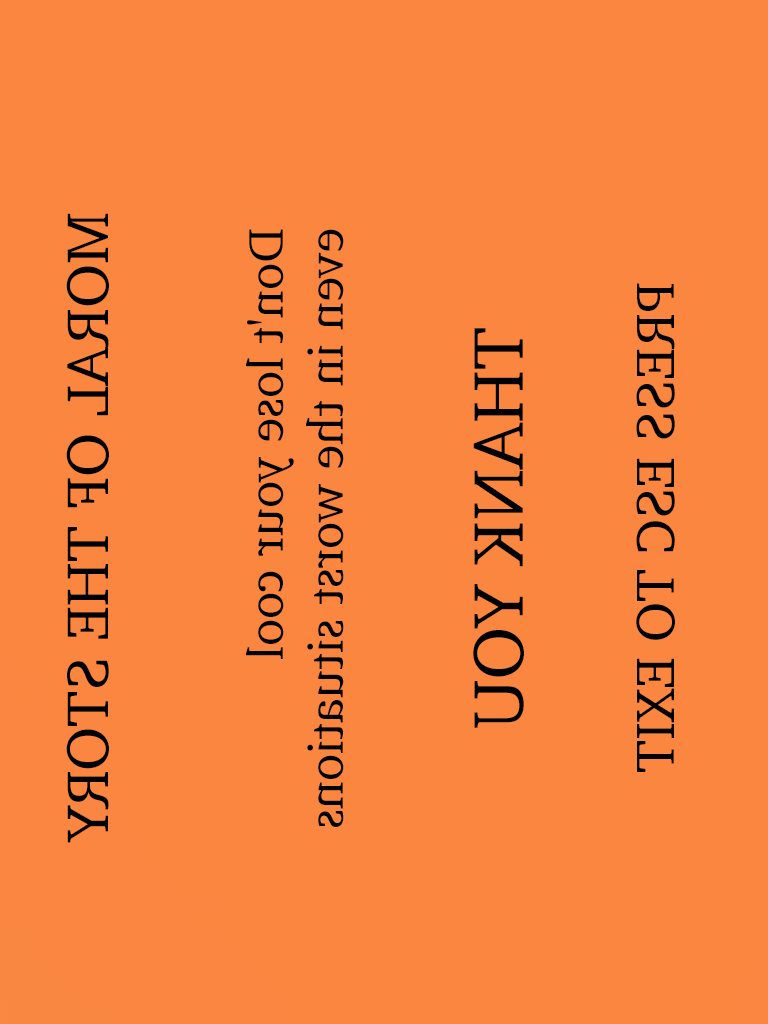
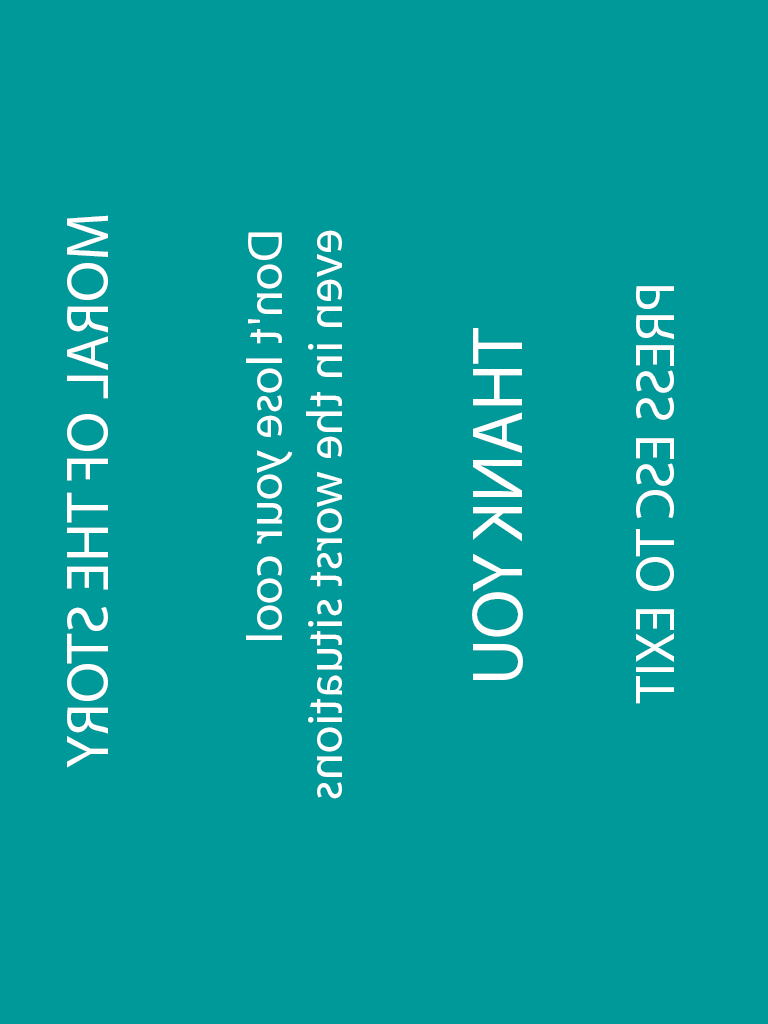
Before/after of a 768px x 1024px layered artwork. What changed in the layer stack:
painted on "THANK YOU" over (x1=472, y1=328, x2=524, y2=728)
painted on "PRESS ESC TO EXIT" over (x1=636, y1=283, x2=675, y2=772)
painted on "Don't lose your cool even in the worst situations" over (x1=246, y1=229, x2=344, y2=827)
painted on "MORAL OF THE STORY" over (x1=66, y1=213, x2=109, y2=843)
painted on "Background" over (x1=0, y1=0, x2=768, y2=1024)
